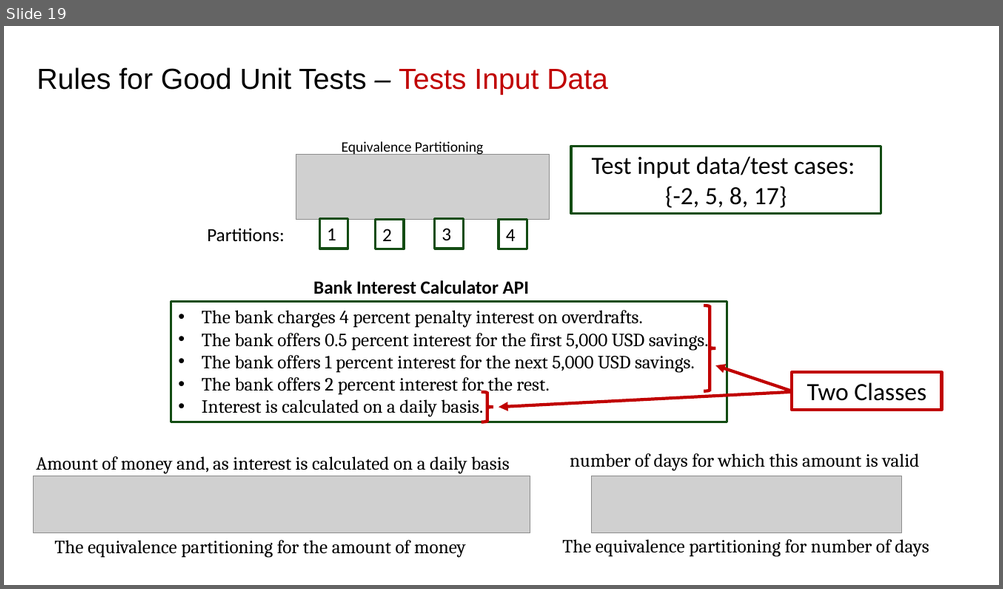
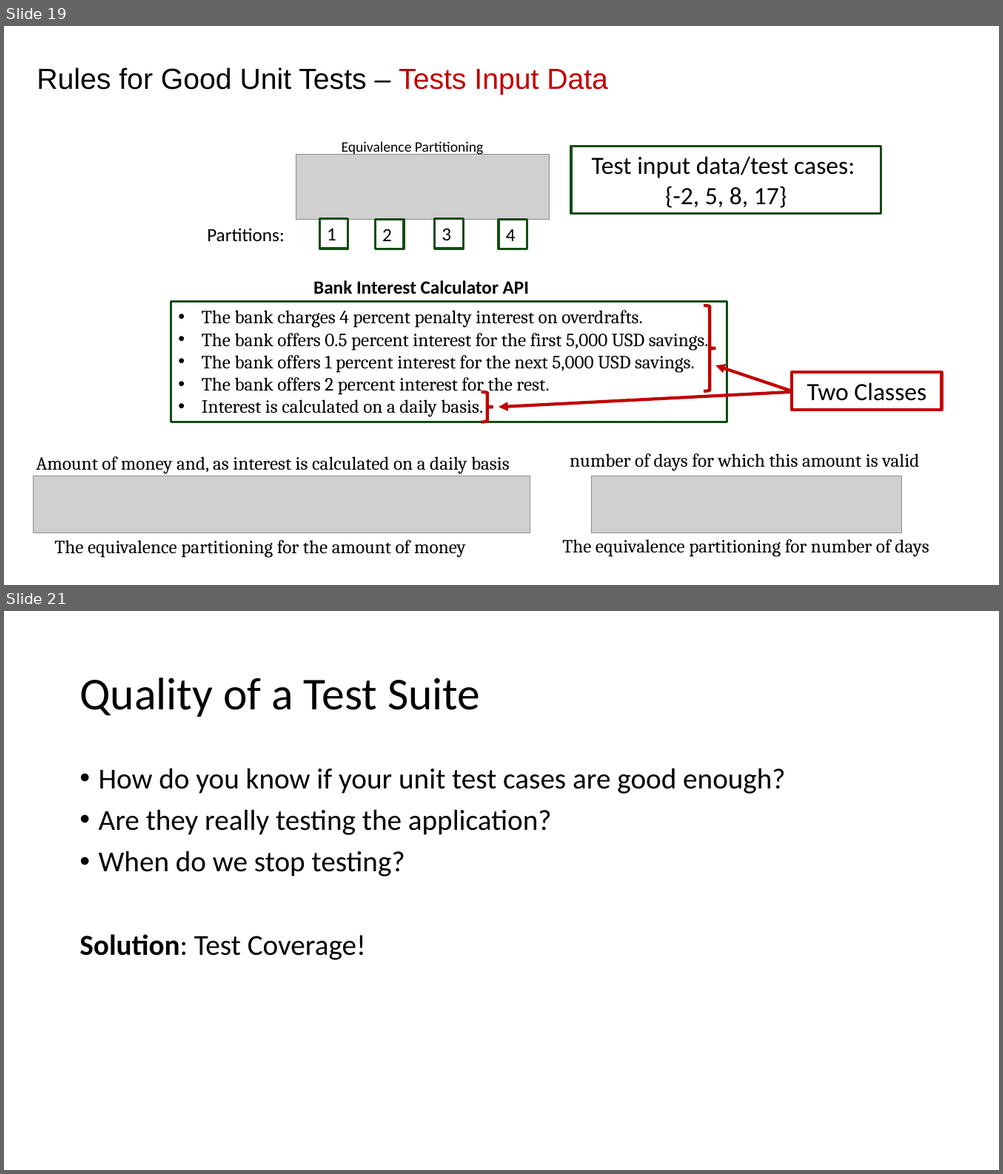
Before and after one commit to johnxu21/johnxu21.github.io, a slide deck: teaching/CS472-Spring2023/Timetable/Software_Testing.pptx. Shown one above the other, each under a label of ours: slide 19 before the commit, slides 19 and 21 after it; the slides between them are not shown. The pictures are 1003x589 and 1003x1174 pixels, drawn with LibreOffice and Linux fonts; fonts in the diff are those of the drawing; grey boxes stand for pictures. Boxes give left, top, right and bottom in pixels: in the first picture for what was removed or moved away, otherwise in the second. Text is boxed around its words. In the diff, an @@ line names an element or a change of style, - is before the commit and + after.

```diff
--- a/teaching/CS472-Spring2023/Timetable/Software_Testing.pptx
+++ b/teaching/CS472-Spring2023/Timetable/Software_Testing.pptx
@@ slide 21 added at [4, 611, 999, 1170], background #FFFFFF @@
@@ title added at [79, 678, 480, 717], 44 pt, text #000000 @@
+Quality of a Test Suite
@@ text added at [79, 768, 785, 960], 28 pt, text #000000 @@
+• How do you know if your unit test cases are good enough?
+• Are they really testing the application?
+• When do we stop testing?
+Solution: Test Coverage!
```
Also in this commit, not shown: 4 slides changed, 12 other slides added, 1 slide removed, 3 other files.
